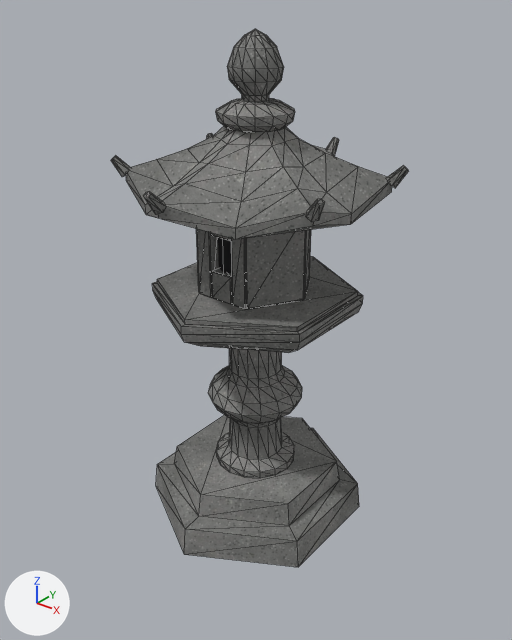
The glTF model frontend/public/models/props/stone_lantern.glb as it was, and as the next commit left it.
One viewpoint serves both versions: a 50 mm lens placed at (1.303, -1.626, 1.73), pointed at (0.002, 0.0, 0.722). Lighting does not change. The marker at lower left points along +X, +Y and +Z. The older version comes first. Mesh edges are drawn as thin lines. Vertices at exactly the same position are counted once.

The scene before the commit, as lines of its bpy script (objects in view):
```python
me_stone_lantern = bpy.data.meshes.new('stone_lantern')
me_stone_lantern.from_pydata(...)  # 843 vertices, 1632 faces; spans x -0.48..0.48, y -0.55..0.55, z -1.0..1.0
# faces by material slot: [16, 1616]
me_stone_lantern.materials.append(mat_dark)  # black #17171a
me_stone_lantern.materials.append(mat_granite)  # picture img_granite
ob_stone_lantern = bpy.data.objects.new('stone_lantern', me_stone_lantern)
ob_stone_lantern.location = (0.0, 0.0, 0.8)
ob_stone_lantern.scale = (0.8, 0.8, 0.8)
```
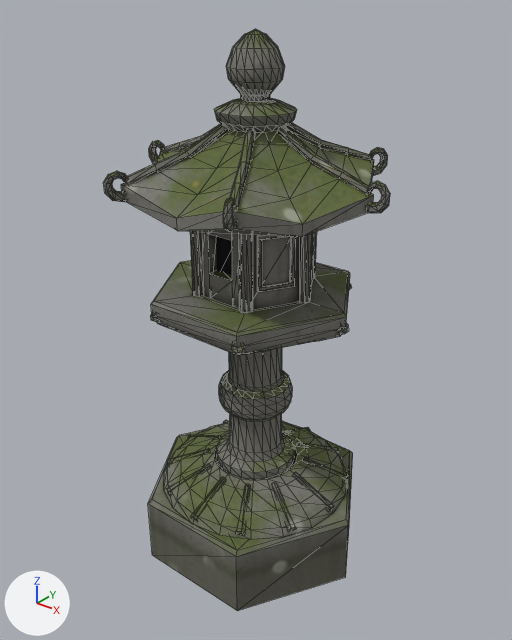
Boxes [x1, y1, x2, y2] around the edits, measured in the pictures (512 x 640 px):
```json
{"object": "stone_lantern", "change": "reshaped, moved, rescaled", "before": [111, 29, 408, 567], "after": [103, 29, 390, 611], "on screen": "8% taller"}
{"part": 1, "of": "me_stone_lantern", "change": "rebuilt", "before": [208, 348, 302, 478], "after": [217, 348, 295, 480], "on screen": "17% narrower"}
{"part": 2, "of": "me_stone_lantern", "change": "rebuilt", "before": [126, 126, 392, 239], "after": [121, 127, 374, 237]}
{"part": 3, "of": "me_stone_lantern", "change": "rebuilt", "before": [152, 257, 363, 353], "after": [151, 261, 350, 355]}
{"part": 4, "of": "me_stone_lantern", "change": "rebuilt", "before": [156, 415, 359, 567], "after": [148, 421, 353, 611], "on screen": "25% taller"}
{"part": 5, "of": "me_stone_lantern", "change": "rebuilt", "before": [218, 238, 232, 273], "after": [216, 236, 232, 275]}
{"part": 6, "of": "me_stone_lantern", "change": "deleted", "before": [111, 133, 408, 222]}
{"part": 7, "of": "me_stone_lantern", "change": "built on", "before": [196, 29, 311, 309], "after": [103, 29, 390, 353]}
{"part": 8, "of": "me_stone_lantern", "change": "added", "after": [164, 420, 348, 539]}
```

Scene script edits in JSON lines:
```json
{"op": "add", "block": "img_stone_lantern_normal", "code": ["img_stone_lantern_normal = load_image('stone_lantern_normal', '_unpacked/stone_lantern_normal', 1024, 1024, 'Non-Color')"]}
{"op": "add", "block": "img_stone_lantern_orm", "code": ["img_stone_lantern_orm = load_image('stone_lantern_orm', '_unpacked/stone_lantern_orm', 512, 512, 'Non-Color')"]}
{"op": "add", "block": "img_stone_lantern_base", "code": ["img_stone_lantern_base = load_image('stone_lantern_base', '_unpacked/stone_lantern_base', 1024, 1024, 'sRGB')"]}
{"op": "add", "block": "mat_stone_lantern", "code": ["mat_stone_lantern = bpy.data.materials.new('stone_lantern')", "# uses the picture img_stone_lantern_base", "# uses the picture img_stone_lantern_normal", "# uses the picture img_stone_lantern_orm"]}
{"block": "me_stone_lantern", "where": "# used by ob_stone_lantern; location = (0.0, 0.0, 0.8); scale = (0.8, 0.8, 0.8)"}
{"op": "remove", "block": "me_stone_lantern", "code": "me_stone_lantern.from_pydata(...)  # 843 vertices, 1632 faces; spans x -0.48..0.48, y -0.55..0.55, z -1.0..1.0"}
{"op": "remove", "block": "me_stone_lantern", "code": "me_stone_lantern.materials.append(mat_dark)  # black #17171a"}
{"op": "remove", "block": "me_stone_lantern", "code": "me_stone_lantern.materials.append(mat_granite)  # picture img_granite"}
{"op": "add", "block": "me_stone_lantern", "code": "me_stone_lantern.from_pydata(...)  # 1729 vertices, 2998 faces; spans x -0.51..0.51, y -0.44..0.44, z -1.0..1.0"}
{"block": "me_stone_lantern", "change": "me_stone_lantern part 1: the loose piece of 208 vertices spanning x -0.2..0.2, y -0.2..0.2, z -0.76..-0.13 is rebuilt with 320 vertices and now spans x -0.16..0.16, y -0.16..0.16, z -0.62..-0.02, in mat_stone_lantern"}
{"block": "me_stone_lantern", "change": "me_stone_lantern part 2: the loose piece of 72 vertices spanning x -0.43..0.43, y -0.5..0.5, z 0.39..0.68 is rebuilt with 72 vertices and now spans x -0.46..0.46, y -0.4..0.4, z 0.45..0.71, in mat_stone_lantern"}
{"block": "me_stone_lantern", "change": "me_stone_lantern part 3: the loose piece of 42 vertices spanning x -0.37..0.37, y -0.42..0.42, z -0.13..0.06 is rebuilt with 42 vertices and now spans x -0.39..0.39, y -0.34..0.34, z -0.03..0.13, in mat_stone_lantern"}
{"block": "me_stone_lantern", "change": "me_stone_lantern part 4: the loose piece of 24 vertices spanning x -0.41..0.41, y -0.48..0.48, z -1.0..-0.76 is rebuilt with 18 vertices and now spans x -0.46..0.46, y -0.4..0.4, z -1.0..-0.71, in mat_stone_lantern"}
{"block": "me_stone_lantern", "change": "me_stone_lantern part 5: the loose piece of 12 vertices spanning x -0.16..0.16, y -0.19..0.19, z 0.06..0.39 is rebuilt with 12 vertices and now spans x -0.17..0.17, y -0.15..0.15, z 0.13..0.45, in mat_stone_lantern"}
{"block": "me_stone_lantern", "change": "me_stone_lantern part 6: 6 loose pieces with 72 vertices, spanning x -0.48..0.48, y -0.55..0.55, z 0.47..0.55, are deleted"}
{"block": "me_stone_lantern", "change": "me_stone_lantern part 7: 402 vertices removed from x -0.23..0.23, y -0.21..0.21, z 0.06..0.98; 1010 vertices added at x -0.51..0.51, y -0.44..0.44, z -0.04..0.99"}
{"block": "me_stone_lantern", "change": "me_stone_lantern part 8: 244 vertices added at x -0.38..0.38, y -0.38..0.38, z -0.72..-0.61"}
{"op": "add", "block": "me_stone_lantern", "code": "me_stone_lantern.materials.append(mat_stone_lantern)"}
{"op": "set", "path": "ob_stone_lantern.location", "old": "(0.0, 0.0, 0.8)", "new": "(0.0, 0.0, 0.725)"}
{"op": "set", "path": "ob_stone_lantern.scale", "old": "(0.8, 0.8, 0.8)", "new": "(0.875, 0.875, 0.875)"}
```
